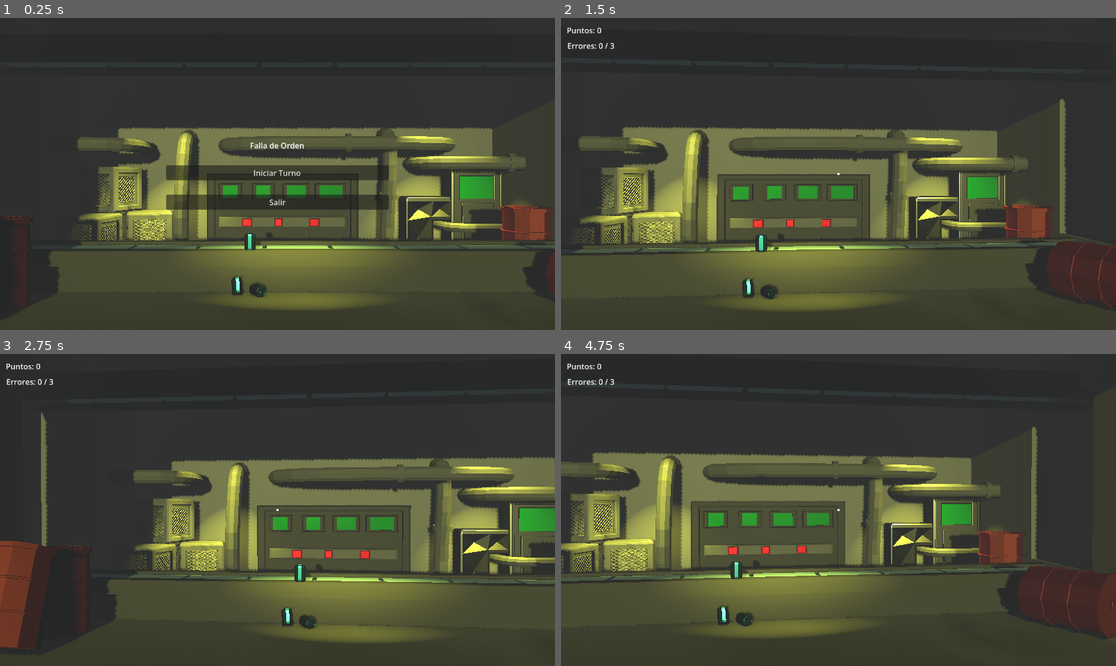
Above: before the commit, frames 1-4 (two rows, left to right).
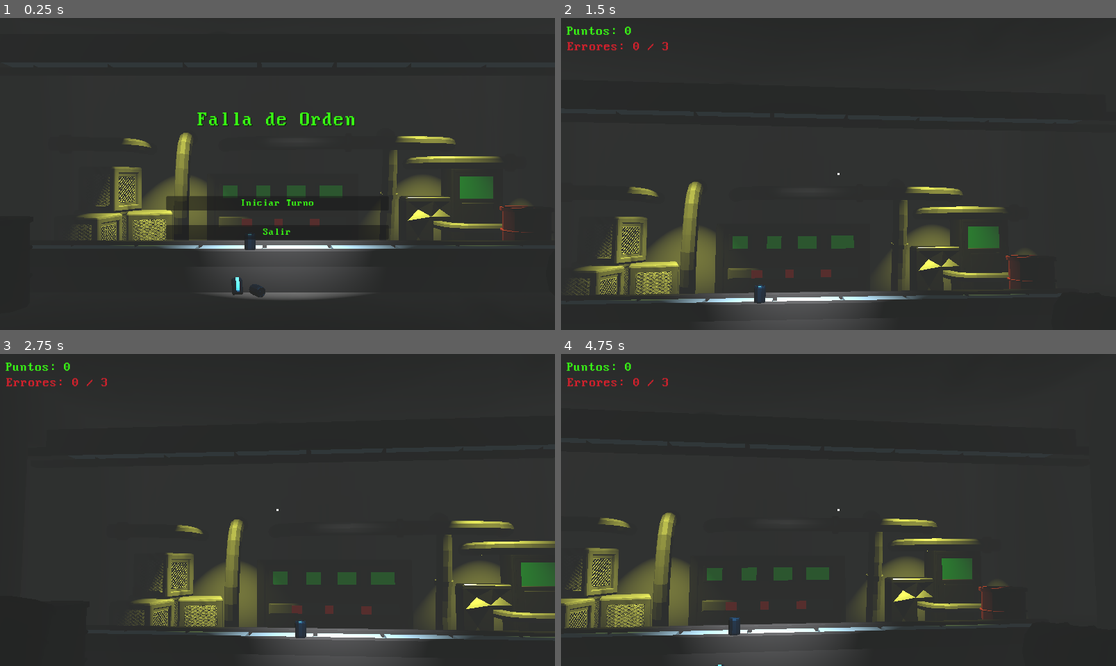
Above: after the commit, the same moments.

Repository: deffeu1/falla-de-orden
Game: Godot game, scene res://Escenas/MenuPrincipal.tscn
The game is run twice, just before and just after one commit, with the same random seed, the same clock (stepped at 60 frames per second) and the same inputs.
Inputs (mouse positions are in pixels of both pictures, inside the frame that each line leads up to):
- Up to frame 1 (0.25 s): no input
- Up to frame 2 (1.5 s): click "Iniciar Turno" at 0.5 s; tap Enter at 1.25 s; move the mouse to (866, 174) at 1.27 s; click (866, 174) at 1.42 s
- Up to frame 3 (2.75 s): move the mouse to (249, 510) at 2.02 s; click (249, 510) at 2.17 s
- Up to frame 4 (4.75 s): move the mouse to (849, 503) at 2.77 s; click (849, 503) at 2.92 s; move the mouse to (832, 516) at 3.52 s; click (832, 516) at 3.67 s; move the mouse to (877, 513) at 4.27 s; click (877, 513) at 4.42 s

The runs differ from the first frame. In frame 1, 33% of the frame differs, in the area x 0-100%, y 30-94%; in frame 2, 37%; in frame 3, 37%; in frame 4, 37%, in the area x 0-100%, y 2-100%.

Commit message:
nuevas fonts

Diff:
--- a/Escenas/Interfaz.tscn
+++ b/Escenas/Interfaz.tscn
@@ -1,6 +1,7 @@
 [gd_scene format=3 uid="uid://c1s1n8m1wbax4"]
 
 [ext_resource type="Script" uid="uid://c7fpde8f7dtb0" path="res://scripts/Interfaz.gd" id="1_peb2f"]
+[ext_resource type="FontFile" uid="uid://bfqkeu8rw4j68" path="res://Fuentes/Perfect DOS VGA 437.ttf" id="2_cswj6"]
 
 [node name="Interfaz" type="CanvasLayer" unique_id=1239421756]
 process_mode = 3
@@ -18,6 +19,9 @@
 offset_bottom = -0.1760025
 size_flags_horizontal = 0
 size_flags_vertical = 3
+theme_override_colors/font_color = Color(0.22352941, 1, 0.078431375, 1)
+theme_override_fonts/font = ExtResource("2_cswj6")
+theme_override_font_sizes/font_size = 27
 text = "Puntos: 0"
 
 [node name="TextoErrores" type="Label" parent="." unique_id=1353124679]
@@ -30,6 +34,9 @@
 offset_top = -0.008003235
 offset_right = -0.7440033
 offset_bottom = 0.9599991
+theme_override_colors/font_color = Color(0.85633475, 0.12699533, 0.17421925, 1)
+theme_override_fonts/font = ExtResource("2_cswj6")
+theme_override_font_sizes/font_size = 27
 text = "Errores: 0 / 3"
 metadata/_edit_use_anchors_ = true
 
@@ -41,7 +48,7 @@
 anchor_bottom = 1.0
 grow_horizontal = 2
 grow_vertical = 2
-color = Color(0.011764706, 0.011764706, 0.011764706, 0.64705884)
+color = Color(0.011764706, 0.011764706, 0.011764706, 0.5764706)
 
 [node name="ContenedorGO" type="VBoxContainer" parent="PantallaGameOver" unique_id=856746929]
 layout_mode = 1
@@ -57,15 +64,31 @@
 [node name="TextoCartel" type="Label" parent="PantallaGameOver/ContenedorGO" unique_id=332440578]
 layout_mode = 2
 size_flags_horizontal = 4
-text = "FÁBRICA CLAUSURADA"
+theme_override_colors/font_color = Color(0.22352941, 1, 0.078431375, 1)
+theme_override_fonts/font = ExtResource("2_cswj6")
+theme_override_font_sizes/font_size = 27
+text = "FABRICA CLAUSURADA"
 
 [node name="TextoPuntajeFinal" type="Label" parent="PantallaGameOver/ContenedorGO" unique_id=523534192]
 layout_mode = 2
 size_flags_horizontal = 4
+theme_override_colors/font_color = Color(0.22352941, 1, 0.078431375, 1)
+theme_override_fonts/font = ExtResource("2_cswj6")
+theme_override_font_sizes/font_size = 23
 text = "Puntaje Final: 0"
+
+[node name="solo pa separar" type="Label" parent="PantallaGameOver/ContenedorGO" unique_id=1057952700]
+layout_mode = 2
 
 [node name="BotonReiniciar" type="Button" parent="PantallaGameOver/ContenedorGO" unique_id=1472673194]
 layout_mode = 2
+theme_override_colors/font_color = Color(0.22352941, 1, 0.078431375, 1)
+theme_override_colors/font_focus_color = Color(0.22352941, 1, 0.078431375, 1)
+theme_override_colors/font_pressed_color = Color(0.22352941, 0.63529414, 0.078431375, 1)
+theme_override_colors/font_hover_color = Color(0.22352941, 1, 0.078431375, 1)
+theme_override_colors/font_hover_pressed_color = Color(0.22352941, 1, 0.078431375, 1)
+theme_override_fonts/font = ExtResource("2_cswj6")
+theme_override_font_sizes/font_size = 25
 text = "Reiniciar Turno"
 
 [node name="Mira" type="ColorRect" parent="." unique_id=750352229]
@@ -113,7 +136,14 @@
 offset_right = -0.32000732
 offset_bottom = -0.10400009
 grow_horizontal = 2
-text = "reanudar"
+theme_override_colors/font_color = Color(0.22352941, 1, 0.078431375, 1)
+theme_override_colors/font_focus_color = Color(0.22352941, 1, 0.078431375, 1)
+theme_override_colors/font_pressed_color = Color(0.22352941, 0.63529414, 0.078431375, 1)
+theme_override_colors/font_hover_color = Color(0.22352941, 1, 0.078431375, 1)
+theme_override_colors/font_hover_pressed_color = Color(0.22352941, 1, 0.078431375, 1)
+theme_override_fonts/font = ExtResource("2_cswj6")
+theme_override_font_sizes/font_size = 32
+text = "Reanudar"
 metadata/_edit_use_anchors_ = true
 
 [node name="BotonReiniciarPausa" type="Button" parent="PantallaPausa" unique_id=21739998]
@@ -129,21 +159,35 @@
 offset_bottom = -0.05203247
 grow_horizontal = 2
 grow_vertical = 2
+theme_override_colors/font_color = Color(0.22352941, 1, 0.078431375, 1)
+theme_override_colors/font_focus_color = Color(0.22352941, 1, 0.078431375, 1)
+theme_override_colors/font_pressed_color = Color(0.22352941, 0.63529414, 0.078431375, 1)
+theme_override_colors/font_hover_color = Color(0.22352941, 1, 0.078431375, 1)
+theme_override_colors/font_hover_pressed_color = Color(0.22352941, 1, 0.078431375, 1)
+theme_override_fonts/font = ExtResource("2_cswj6")
+theme_override_font_sizes/font_size = 24
 text = "Reiniciar fabrica"
 metadata/_edit_use_anchors_ = true
 
 [node name="BotonVolverMenu" type="Button" parent="PantallaPausa" unique_id=1311722951]
 layout_mode = 1
 anchors_preset = -1
-anchor_left = -0.00018056233
-anchor_top = 0.9197531
-anchor_right = 0.13125695
-anchor_bottom = 0.99553084
+anchor_left = 0.0024236043
+anchor_top = 0.91820985
+anchor_right = 0.20156945
+anchor_bottom = 0.9939877
 offset_left = 0.20800781
 offset_right = -0.20800781
 offset_bottom = -0.10400009
 grow_horizontal = 2
-text = "Volver al menú"
+theme_override_colors/font_color = Color(0.22352941, 1, 0.078431375, 1)
+theme_override_colors/font_focus_color = Color(0.22352941, 1, 0.078431375, 1)
+theme_override_colors/font_pressed_color = Color(0.22352941, 0.63529414, 0.078431375, 1)
+theme_override_colors/font_hover_color = Color(0.22352941, 1, 0.078431375, 1)
+theme_override_colors/font_hover_pressed_color = Color(0.22352941, 1, 0.078431375, 1)
+theme_override_fonts/font = ExtResource("2_cswj6")
+theme_override_font_sizes/font_size = 28
+text = "Volver al menu"
 metadata/_edit_use_anchors_ = true
 
 [connection signal="pressed" from="PantallaGameOver/ContenedorGO/BotonReiniciar" to="." method="_on_boton_reiniciar_pressed"]
--- a/Escenas/MenuPrincipal.tscn
+++ b/Escenas/MenuPrincipal.tscn
@@ -1,6 +1,7 @@
 [gd_scene format=3 uid="uid://cj8daqbxsqvvy"]
 
 [ext_resource type="Script" uid="uid://od3wa6d1sirp" path="res://menu_principal.gd" id="1_20qv4"]
+[ext_resource type="FontFile" uid="uid://bfqkeu8rw4j68" path="res://Fuentes/Perfect DOS VGA 437.ttf" id="2_i4iwo"]
 [ext_resource type="PackedScene" uid="uid://doi3wy70dtlme" path="res://Escenas/main.tscn" id="2_iq5l4"]
 
 [node name="MenuPrincipal" type="Control" unique_id=1701189064]
@@ -31,14 +32,38 @@
 [node name="Titulo" type="Label" parent="Contenedor" unique_id=2046300641]
 layout_mode = 2
 size_flags_horizontal = 4
+theme_override_colors/font_color = Color(0.22352941, 1, 0.078431375, 1)
+theme_override_colors/font_shadow_color = Color(0, 0, 0, 0.99607843)
+theme_override_fonts/font = ExtResource("2_i4iwo")
+theme_override_font_sizes/font_size = 42
 text = "Falla de Orden"
+
+[node name="otro espacio jeje" type="Label" parent="Contenedor" unique_id=86230253]
+layout_mode = 2
+
+[node name="espaciomjeje" type="Label" parent="Contenedor" unique_id=1177331183]
+layout_mode = 2
 
 [node name="BotonJugar" type="Button" parent="Contenedor" unique_id=416063347]
 layout_mode = 2
+theme_override_colors/font_color = Color(0.22352941, 1, 0.078431375, 1)
+theme_override_colors/font_focus_color = Color(0.22352941, 1, 0.078431375, 1)
+theme_override_colors/font_pressed_color = Color(0.22352941, 0.63529414, 0.078431375, 1)
+theme_override_colors/font_hover_color = Color(0.22352941, 1, 0.078431375, 1)
+theme_override_colors/font_hover_pressed_color = Color(0.22352941, 1, 0.078431375, 1)
+theme_override_fonts/font = ExtResource("2_i4iwo")
+theme_override_font_sizes/font_size = 21
 text = "Iniciar Turno"
 
 [node name="BotonSalir" type="Button" parent="Contenedor" unique_id=1132170496]
 layout_mode = 2
+theme_override_colors/font_color = Color(0.22352941, 1, 0.078431375, 1)
+theme_override_colors/font_focus_color = Color(0.22352941, 1, 0.078431375, 1)
+theme_override_colors/font_pressed_color = Color(0.22352941, 0.63529414, 0.078431375, 1)
+theme_override_colors/font_hover_color = Color(0.22352941, 1, 0.078431375, 1)
+theme_override_colors/font_hover_pressed_color = Color(0.22352941, 1, 0.078431375, 1)
+theme_override_fonts/font = ExtResource("2_i4iwo")
+theme_override_font_sizes/font_size = 21
 text = "Salir"
 
 [node name="main" parent="." unique_id=825403201 instance=ExtResource("2_iq5l4")]
--- a/Escenas/main.tscn
+++ b/Escenas/main.tscn
@@ -37,6 +37,7 @@
 
 [node name="DirectionalLight3D" type="DirectionalLight3D" parent="." unique_id=1056816891]
 transform = Transform3D(0.13046852, -0.0015582863, 0.99145126, -0.89452255, 0.43106043, 0.11839085, -0.4275599, -0.9023219, 0.05484589, 15.91254, 11.673742, 0.51960063)
+visible = false
 light_color = Color(0.94105214, 0.9651266, 0.44762993, 1)
 light_energy = 0.51
 light_indirect_energy = 3.78
@@ -51,7 +52,7 @@
 autostart = true
 
 [node name="ZonaFuga" type="Area3D" parent="." unique_id=798310993]
-transform = Transform3D(1, 0, 0, 0, 1, 0, 0, 0, 1, 0, 0, 55.47972)
+transform = Transform3D(1, 0, 0, 0, 1, 0, 0, 0, 1, 0, 0, 56.027847)
 
 [node name="CollisionShape3D" type="CollisionShape3D" parent="ZonaFuga" unique_id=1986784538]
 transform = Transform3D(1, 0, 0, 0, 1, 0, 0, 0, 1, 0.81336117, 7.749715, -33.98314)
@@ -79,8 +80,8 @@
 script = ExtResource("4_7xwpo")
 
 [node name="LuzTitilante3" type="SpotLight3D" parent="." unique_id=51403224]
-transform = Transform3D(0.63109565, 0.0054560024, 0.7756858, -0.7757051, 0.0044388776, 0.63108003, -1.4268112e-10, -0.9999752, 0.0070336047, 10.775205, 14.142152, -0.35961723)
-light_color = Color(0.9882353, 1, 0.34901962, 1)
+transform = Transform3D(0.63109565, 0.0054560034, 0.7756859, -0.7757051, 0.0044388776, 0.63108003, -1.4268112e-10, -0.99997526, 0.007033606, 8.532468, 13.512178, 0.25019455)
+light_color = Color(0.9615006, 0.9583531, 0.9577276, 1)
 light_energy = 2.905
 spot_range = 17.479696
 spot_attenuation = -0.67
Binary file added: Fuentes/Perfect DOS VGA 437.ttf
Not shown, added: Fuentes/Perfect DOS VGA 437.ttf.import
